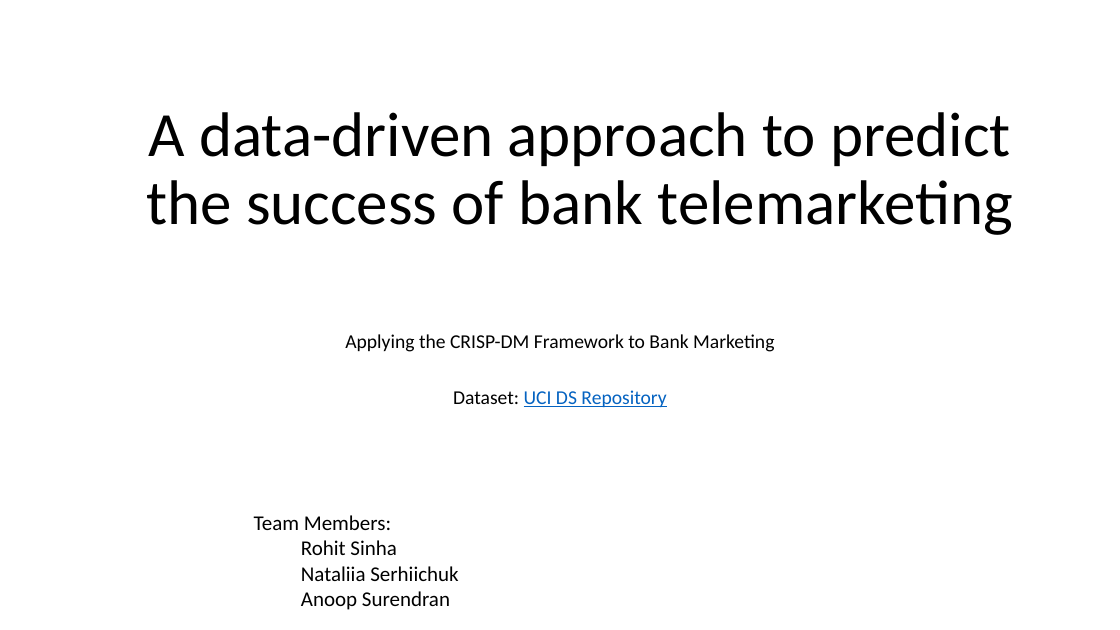
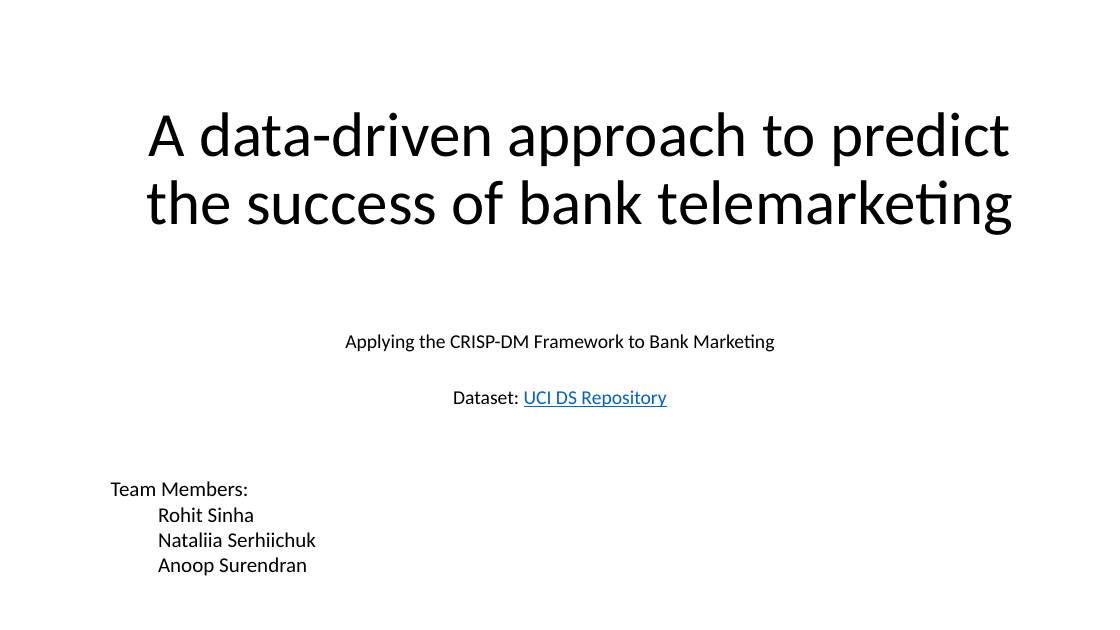
Before and after one commit to anoopungrd/sgh-advanced-analytics-big-data, a slide deck: slide 1 of semester-1/data-mining/project/documentation/Bank Marketing - Term Deposit Subscription.pptx. Drawn at 1120x630 pixels with LibreOffice and Linux fonts; fonts in the diff are those of the drawing. Boxes give left, top, right and bottom in pixels: in the first picture for what was removed or moved away, otherwise in the second. Text is boxed around its words. In the diff, an @@ line names an element or a change of style, - is before the commit and + after.

```diff
--- a/semester-1/data-mining/project/documentation/Bank Marketing - Term Deposit Subscription.pptx
+++ b/semester-1/data-mining/project/documentation/Bank Marketing - Term Deposit Subscription.pptx
@@ text "Team Members:": place and size @@
-text "Team Members:" at <box>254,515,458,610</box>
+text "Team Members:" at <box>111,481,316,576</box>
```
Also in this commit, not shown: 2 other slides changed, 2 slides added, 3 other files.
